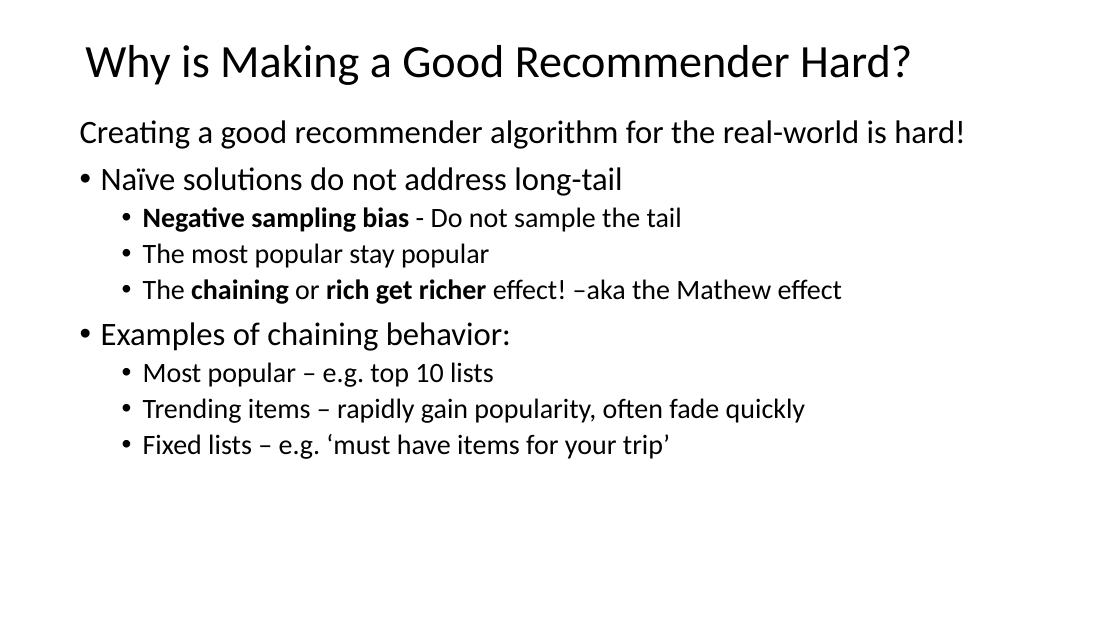
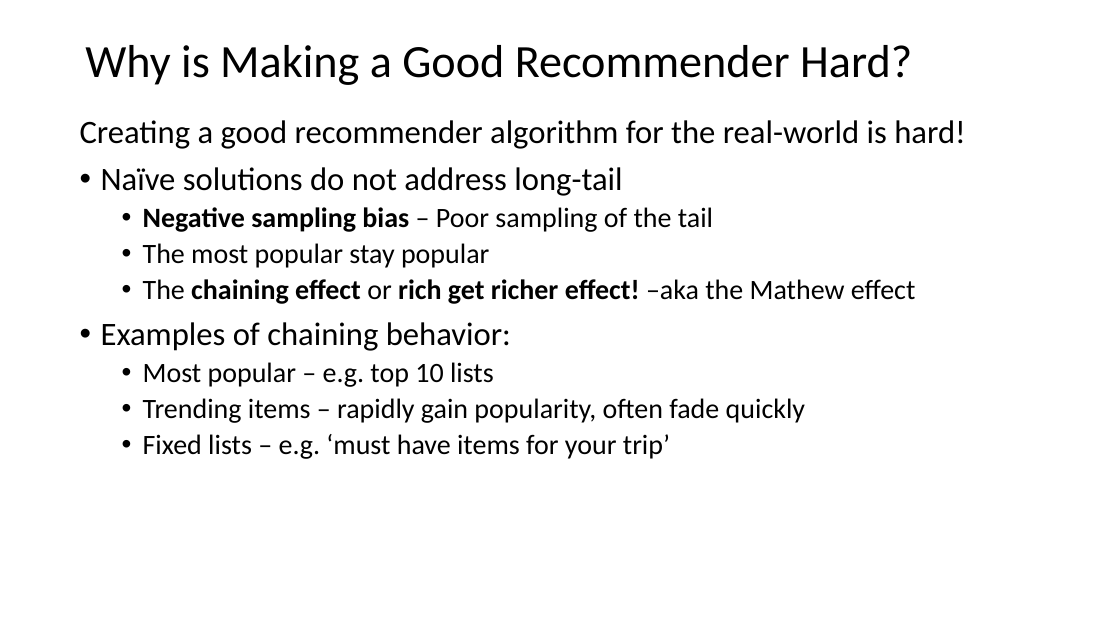
Before and after one commit to tenevian/Harvard-SSP-Data-Mining, a slide deck: slide 12 of slides/7_RecommenderSystems.pptx (slide 11 before the commit). Drawn at 1120x630 pixels with LibreOffice and Linux fonts; fonts in the diff are those of the drawing. Boxes give left, top, right and bottom in pixels: in the first picture for what was removed or moved away, otherwise in the second. Text is boxed around its words. In the diff, an @@ line names an element or a change of style, - is before the commit and + after.

```diff
--- a/slides/7_RecommenderSystems.pptx
+++ b/slides/7_RecommenderSystems.pptx
@@ text at [143, 207, 713, 232]: text changed; bold off @@
-  • Negative sampling bias - Do not sample the tail
+  • Negative sampling bias – Poor sampling of the tail
@@ text at [143, 279, 915, 304]: text changed; bold on @@
-  • The chaining or rich get richer effect! –aka the Mathew effect
+  • The chaining effect or rich get richer effect! –aka the Mathew effect
```
Also in this commit, not shown: 12 other slides changed, 3 slides added.
